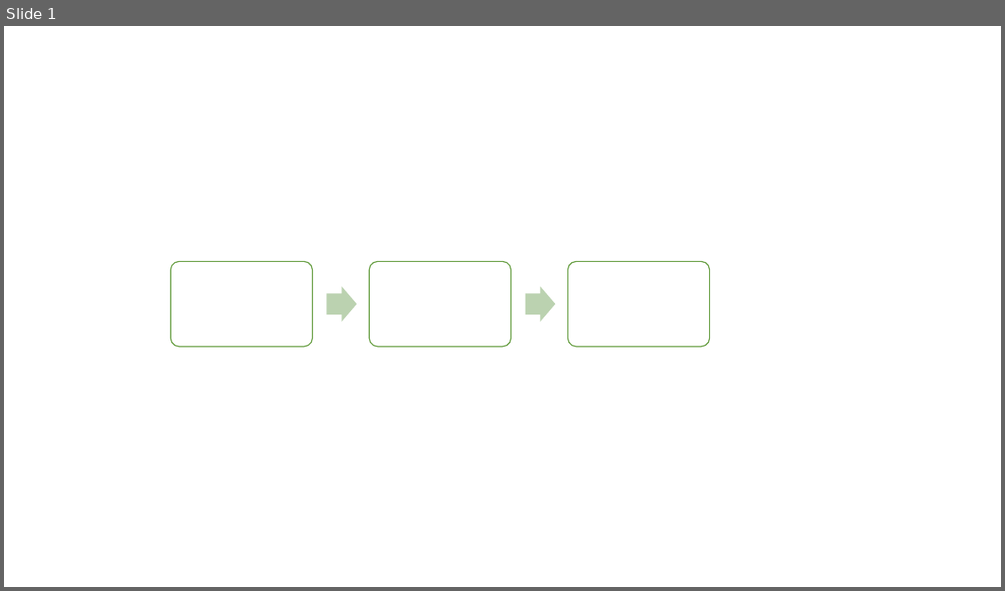
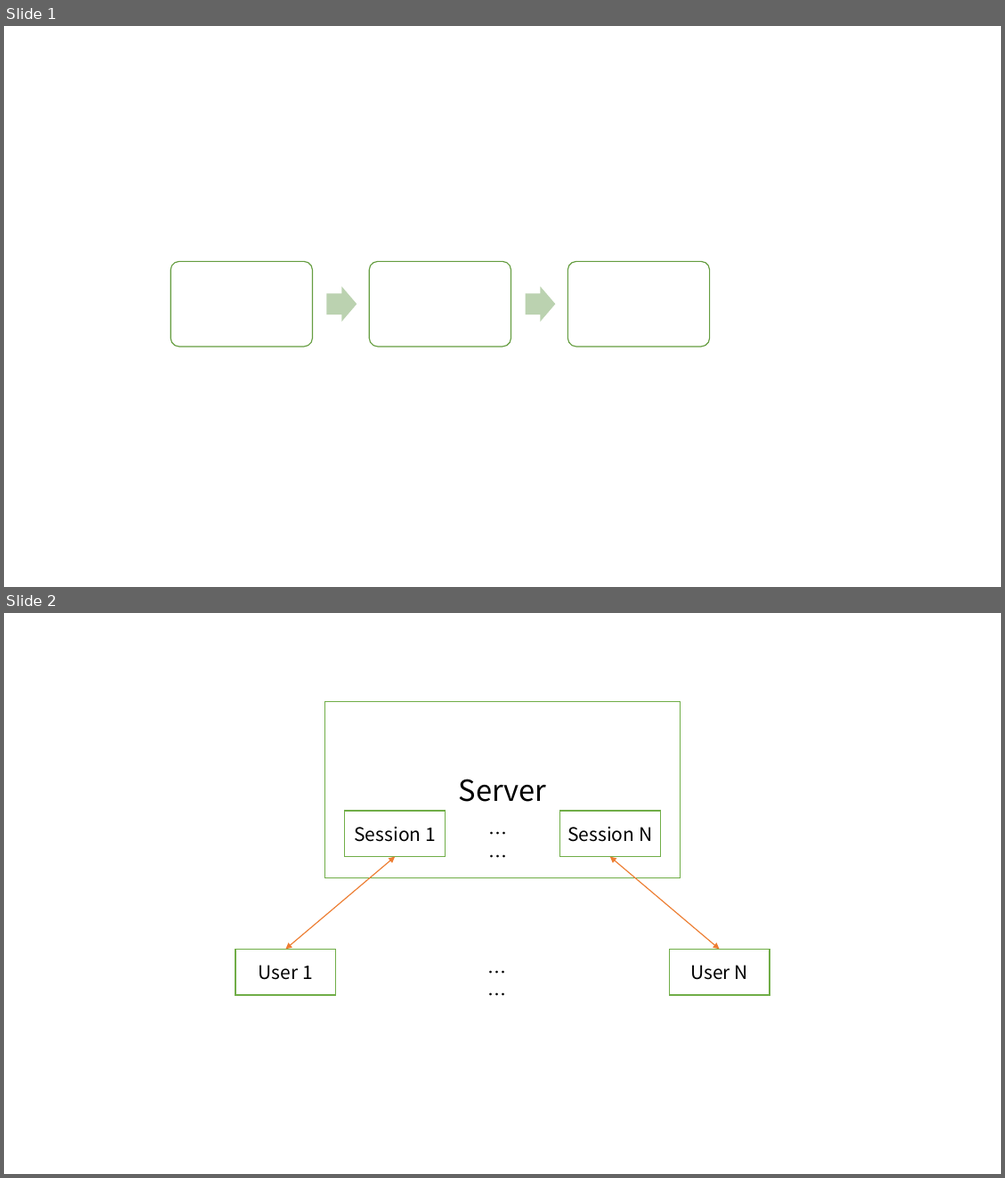
Before and after one commit to Artessay/Tic-Tac-Toe, a slide deck: doc/draw.pptx. Shown one above the other, each under a label of ours: slide 1 before the commit, slides 1 and 2 after it. The pictures are 1005x591 and 1005x1178 pixels, drawn with LibreOffice and Linux fonts; fonts in the diff are those of the drawing. Boxes give left, top, right and bottom in pixels: in the first picture for what was removed or moved away, otherwise in the second. Text is boxed around its words. In the diff, an @@ line names an element or a change of style, - is before the commit and + after.

```diff
--- a/doc/draw.pptx
+++ b/doc/draw.pptx
@@ slide 2 added at (x1=4, y1=613, x2=1001, y2=1174), background #FFFFFF @@
@@ rectangle added at (x1=325, y1=702, x2=680, y2=878), fill #FFFFFF, outline #70AD47 1 pt, 28 pt, text #000000 @@
+Server
@@ rectangle added at (x1=345, y1=811, x2=445, y2=856), fill #FFFFFF, outline #70AD47 1 pt, 18 pt, text #000000 @@
+Session 1
@@ text added at (x1=482, y1=819, x2=524, y2=849), 18 pt, text #000000 @@
+……
@@ rectangle added at (x1=559, y1=811, x2=660, y2=856), fill #FFFFFF, outline #70AD47 1 pt, 18 pt, text #000000 @@
+Session N
@@ double arrow added from (395, 857) to (286, 949), #ED7D31 1 pt @@
@@ double arrow added from (610, 857) to (720, 949), #ED7D31 1 pt @@
@@ rectangle added at (x1=235, y1=949, x2=336, y2=995), fill #FFFFFF, outline #70AD47 1 pt, 18 pt, text #000000 @@
+User 1
@@ text added at (x1=480, y1=957, x2=522, y2=987), 18 pt, text #000000 @@
+……
@@ rectangle added at (x1=670, y1=949, x2=769, y2=995), fill #FFFFFF, outline #70AD47 1 pt, 18 pt, text #000000 @@
+User N
```
Also in this commit, not shown: 3 other slides added, 16 other files.
